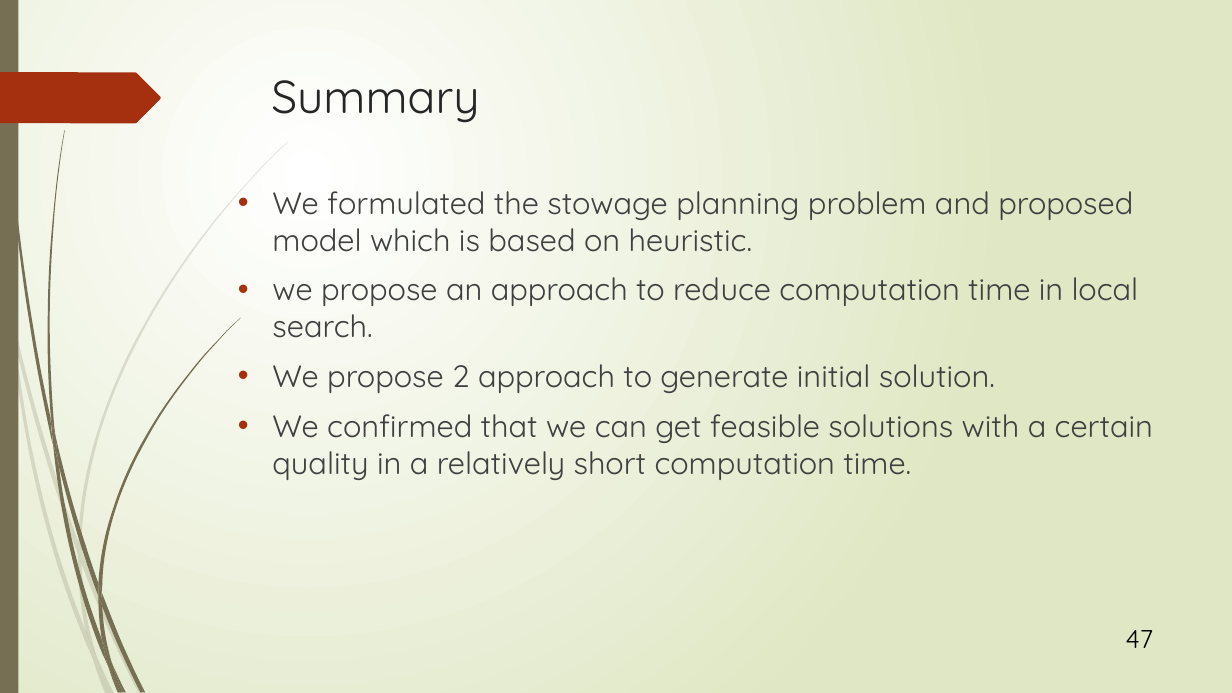
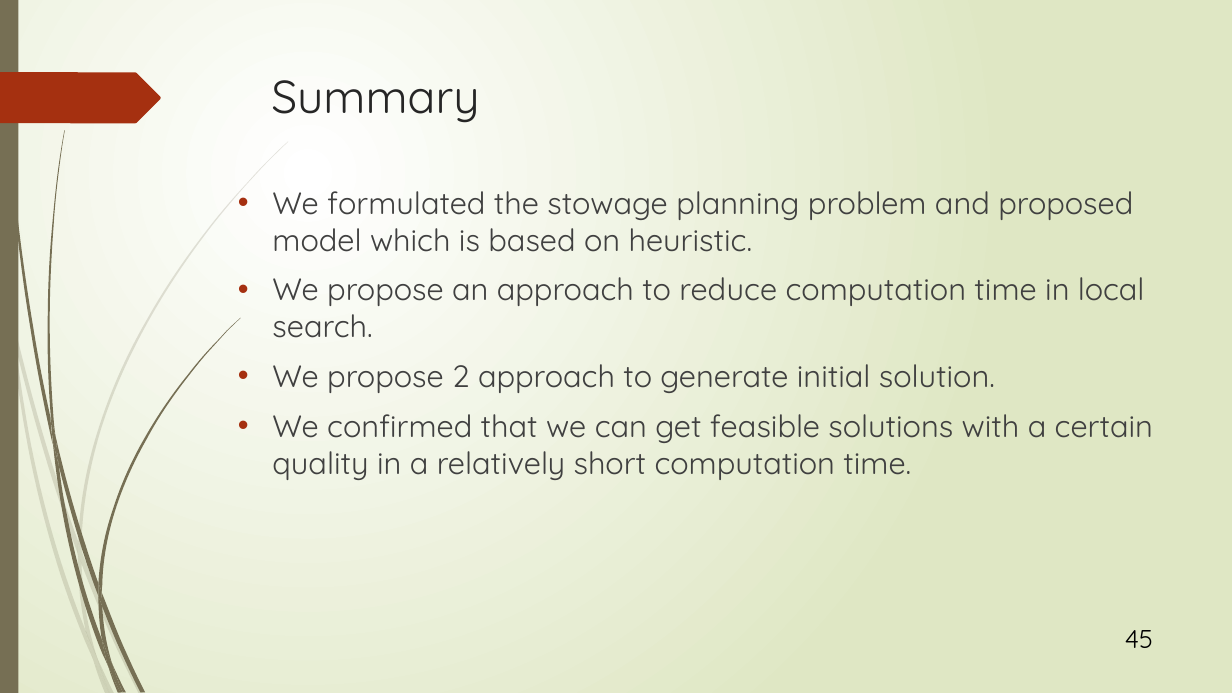
Before and after one commit to r-kurosu/kline_new, a slide deck: slide 45 of 竹田.pptx (slide 47 before the commit). Drawn at 1232x693 pixels with LibreOffice and Linux fonts; fonts in the diff are those of the drawing. Boxes give left, top, right and bottom in pixels: in the first picture for what was removed or moved away, otherwise in the second. Text is boxed around its words. In the diff, an @@ line names an element or a change of style, - is before the commit and + after.

```diff
--- a/竹田.pptx
+++ b/竹田.pptx
@@ text at [272,277,1145,338]: text changed @@
-• we propose an approach to reduce computation time in local search.
+• We propose an approach to reduce computation time in local search.
@@ page number at [1125,630,1153,648]: text changed @@
-47
+45
```
Also in this commit, not shown: 26 other slides changed.
